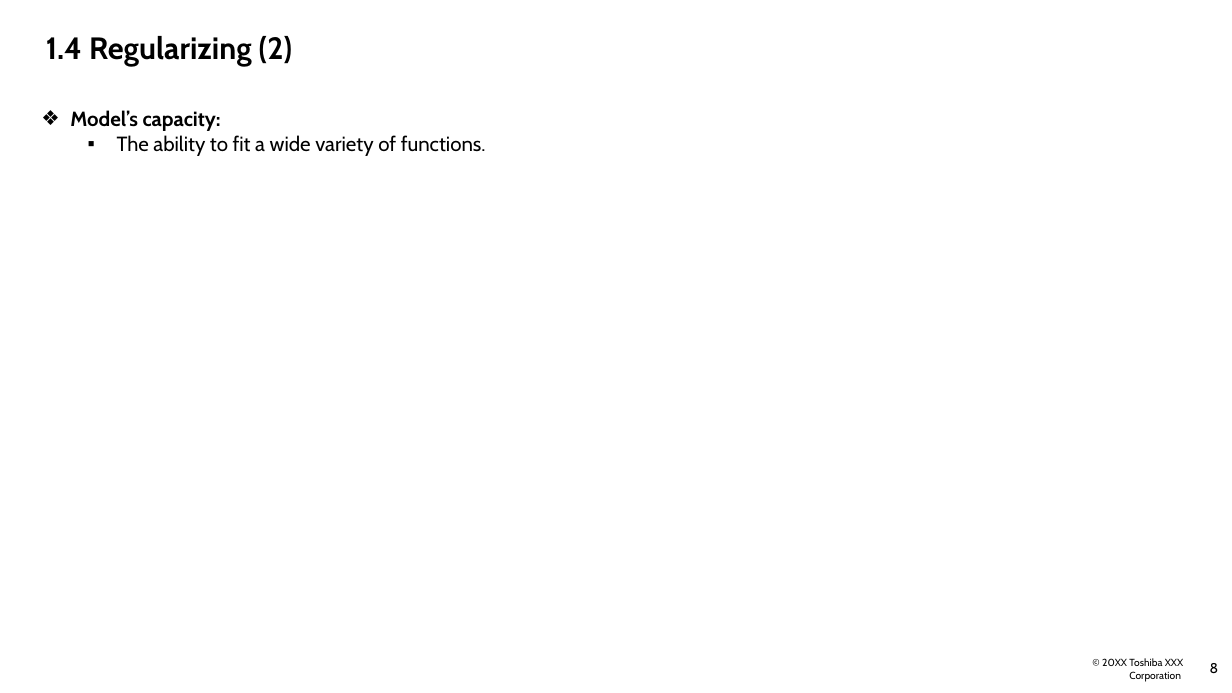
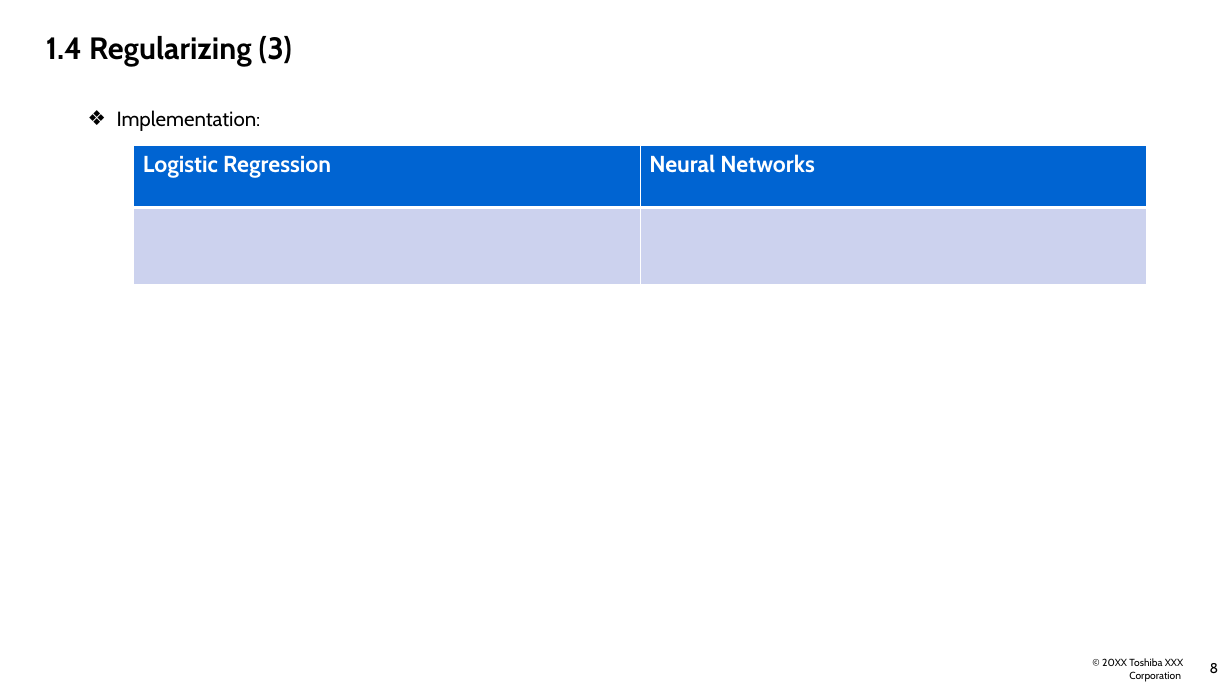
Before and after one commit to Doan-Nguyen/Coursera, a slide deck: slide 9 of Improving Deep Neural Network - Report - Course 2.pptx. Drawn at 1232x693 pixels with LibreOffice and Linux fonts; fonts in the diff are those of the drawing; background and template pictures are left out. Boxes give left, top, right and bottom in pixels: in the first picture for what was removed or moved away, otherwise in the second. Text is boxed around its words. In the diff, an @@ line names an element or a change of style, - is before the commit and + after.

```diff
--- a/Improving Deep Neural Network - Report - Course 2.pptx
+++ b/Improving Deep Neural Network - Report - Course 2.pptx
@@ title at [46,36,292,66]: text changed @@
-1.4 Regularizing (2)
+1.4 Regularizing (3)
@@ text at [117,110,261,131]: text changed @@
-❖ Model’s capacity:
-  ▪ The ability to fit a wide variety of functions.
+  ❖ Implementation:
@@ table added at [134,145,1147,285], 2 rows, 2 columns @@
+Logistic Regression | Neural Networks
+ | 
```
Also in this commit, not shown: 3 other slides changed, 1 slide added, 1 slide removed.
